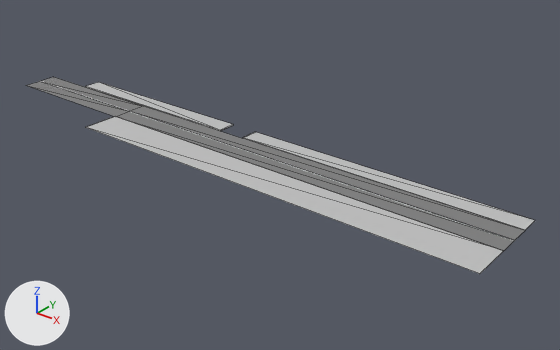
Renders of the glTF model assets/models/districts/estepa/road_estepa.glb from each side of a commit.
One viewpoint serves both versions: a camera (50 mm lens) standing at (156.3, -103.1, 61.2) and looking at (71.0, 3.6, -5.0). The axes (+X, +Y, +Z) are drawn at lower left. The lights are the same throughout. The older version comes first. Mesh edges are drawn as thin lines. Objects named as collision shapes, trigger or cutter boxes, shadow casters or lower levels of detail are left out. Vertices at exactly the same position are counted once.
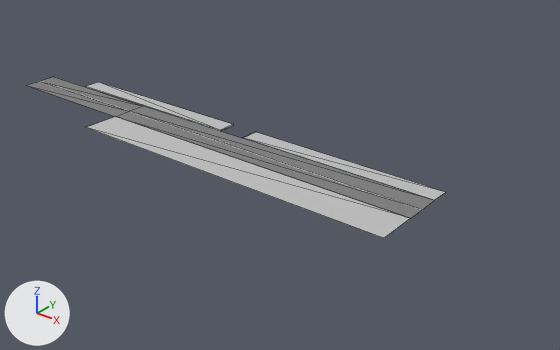
Changed parts and their boxes [x1, y1, x2, y2] in the pictures (560 x 350 px; the box of a moved part takes in the faces that stretch with it):
'Plane', reshaped (18% narrower, 18% shorter)
    before: [26, 77, 535, 274]
    after: [26, 77, 445, 238]
part 1 of me_plane, moved or reshaped
    before: [107, 122, 535, 274]
    after: [107, 122, 445, 238]

The change, as a list of edits to the scene's bpy script:
```text
Change me_plane:
    used by ob_plane; location = (0.0, 0.0, 0.0)
    before: 0 (120.0, -4.0, 0.0) at pixel (503, 251), 1 (120.0, 4.0, 0.0) at pixel (525, 230), 4 (120.0, 0.1, 0.0) at pixel (514, 240), 6 (120.0, -0.1, 0.0) at pixel (514, 240), 12 (120.0, -12.0, 0.1) at pixel (479, 273)
    before: 13 (120.0, -4.0, 0.1) at pixel (503, 250), 16 (120.0, 4.0, 0.1) at pixel (525, 230), 17 (120.0, 8.0, 0.1) at pixel (535, 220)
    remove me_plane.from_pydata(...)  # 30 vertices, 30 faces; spans x 0.0..120.0, y -12.0..8.0, z 0.0..0.2
    add me_plane.from_pydata(...)  # 30 vertices, 30 faces; spans x 0.0..104.0, y -12.0..8.0, z 0.0..0.2
    me_plane part 1
    add for i in [0, 1, 4, 6, 12, 13, 16, 17]: me_plane.vertices[i].co += Vector((-16.0, 0.0, 0.0))
```
